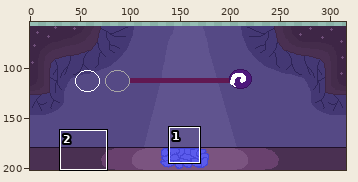
Pixel-art file, stored at lucyd dreams assets/jogo/buraco/inicio-caverna.ase. The picture above shows the old version from afar; the outline marks the close-up.
Close-up. Earlier state:
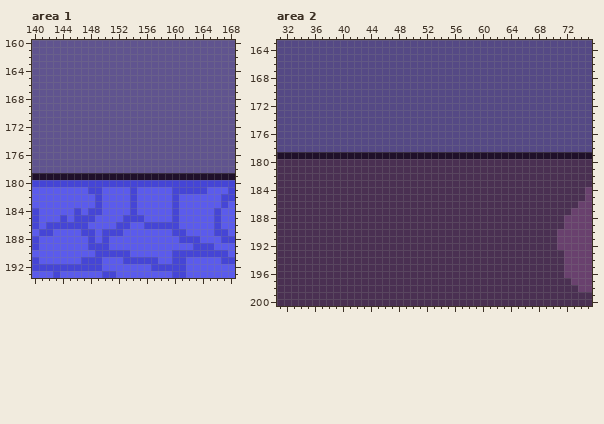
316x202 pixels, 1 frame. Colours within 5 levels of each other are drawn and written as one. Shown: area 1: x 140..168, y 160..193; area 2: x 31..75, y 163..200. The wide view leaves out empty margins. The commit also changed other parts of the picture, which this record leaves out.
After:
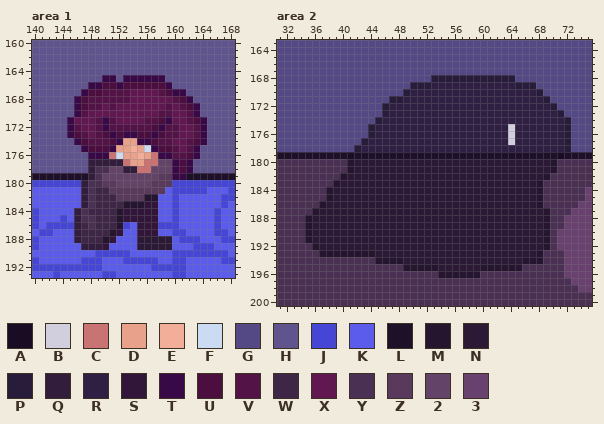
Palette (. is transparent): A #190c23  B #d1cede  C #c97373  D #e8a18b  E #f2ae99  F #cbdcf2  G #554985  H #60548f  J #4545d6  K #5b5bec  L #1f102a  M #25152e  N #2b1935  P #281c3b  Q #331d3c  R #2e1f43  S #31163a  T #390947  U #4b0e3e  V #541346  W #3e2646  X #611851  Y #4a3052  Z #593a5d  2 #644368  3 #69416e
The edit:
layer "lucy" now shown
layer "silencio" opacity 73% added
Area 1, layer "lucy":
y 165: x 150..151 HH -> TT; x 153..158 HHHHHH -> TTTTTT
y 166: x 148..159 HHHHHHHHHHHH -> TTUUTUUUUUUT
y 167: x 147..161 HHHHHHHHHHHHHHH -> TUUVVVVXXXXVUTT
y 168: x 146..162 HHHHHHHHHHHHHHHHH -> TUVVVVVVXXXXXXVUT
y 169: x 146..163 HHHHHHHHHHHHHHHHHH -> TUVVXVXXXXXXXVXVUT
y 170: x 146..163 HHHHHHHHHHHHHHHHHH -> TVXXXXXXXXXXVVXXVT
y 171: x 145..164 HHHHHHHHHHHHHHHHHHHH -> TXXXVTVXXXXVVUTXXVUT
y 172: x 145..164 HHHHHHHHHHHHHHHHHHHH -> TVXXVTVVVVVVUTVVXXVT
y 173: x 145..164 HHHHHHHHHHHHHHHHHHHH -> TUVXVUTUTTUUTUVVXXVT
y 174: x 146..164 HHHHHHHHHHHHHHHHHHH -> TUVVVUTDDTTUVVXXVUT
y 175: x 147..163 HHHHHHHHHHHHHHHHH -> TUUUTDDEDFTUUVXVT
y 176: x 148..163 HHHHHHHHHHHHHHHH -> TTTCFDDEDCTTVVUT
y 177: x 148..162 HHHHHHHHHHHHHHH -> QQQQQCDDCC22TUT
y 178: x 148..162 HHHHHHHHHHHHHHH -> QYY22QQCC222TUT
y 179: x 148..161 LLLLLLLLLLLLLL -> QY22222222ZZTT
y 180: x 147..159 JJJJJJJJJJJJJ -> QYYZZ22222ZZZ
y 181: x 147..158 KJJKKKKJKKKK -> QYWWZZZZZZZZ
y 182: x 147..157 KKJKKKKJKKK -> QYWWWZZZZMM
y 183: x 147..157 KKJKKKKJKKK -> QYWWWWMMMSS
y 184: x 146..157 JKJJKKKKJKKK -> QYWWWWMSSSSS
y 185: x 146..157 JJJKKKKJJJKK -> QYYWWWMSSSSS
y 186: x 146..152 JJKKKKJ -> QWYWWWM; x 155..157 KJJ -> SSS
y 187: x 146..152 KJJKJJJ -> QWWWWMS; x 155..157 KKK -> SSS
y 188: x 146..151 KKJKJK -> QWWWMS; x 155..159 KKKKK -> NNNNN
y 189: x 147..150 KJJJ -> QQQS; x 155..159 KKKKK -> NNNNN
Area 2, layer "silencio":
y 168: x 53..64 GGGGGGGGGGGG -> PPPPPPPPPPPP
y 169: x 50..67 GGGGGGGGGGGGGGGGGG -> PPPRRRRRRRRRRRRPPP
y 170: x 49..68 GGGGGGGGGGGGGGGGGGGG -> PRRRRRRRRRRRRRRRRRRP
y 171: x 47..69 GGGGGGGGGGGGGGGGGGGGGGG -> PPRRRRRRRRRRRRRRRRRRRRP
y 172: x 46..70 GGGGGGGGGGGGGGGGGGGGGGGGG -> PRRRRRRRRRRRRRRRRRRRRRRRP
y 173: x 46..71 GGGGGGGGGGGGGGGGGGGGGGGGGG -> PRRRRRRRRRRRRRRRRRRRRRRRRP
y 174: x 45..72 GGGGGGGGGGGGGGGGGGGGGGGGGGGG -> PRRRRRRRRRRRRRRRRRRRRRRRRRRP
y 175..176: x 44..72 GGGGGGGGGGGGGGGGGGGGGGGGGGGGG -> PRRRRRRRRRRRRRRRRRRRBRRRRRRRP
y 177: x 43..72 GGGGGGGGGGGGGGGGGGGGGGGGGGGGGG -> PRRRRRRRRRRRRRRRRRRRRBRRRRRRRP
y 178: x 42..72 GGGGGGGGGGGGGGGGGGGGGGGGGGGGGGG -> PRRRRRRRRRRRRRRRRRRRRRRRRRRRRRP
y 179: x 41 L -> A; x 71 L -> A
y 180..181: x 41..70 YYYYYYYYYYYYYYYYYYYYYYYYYYYYYY -> MNNNNNNNNNNNNNNNNNNNNNNNNNNNNM
y 182: x 40..69 YYYYYYYYYYYYYYYYYYYYYYYYYYYYYY -> MNNNNNNNNNNNNNNNNNNNNNNNNNNNNM
y 183: x 39..68 YYYYYYYYYYYYYYYYYYYYYYYYYYYYYY -> MNNNNNNNNNNNNNNNNNNNNNNNNNNNNM
y 184..185: x 38..68 YYYYYYYYYYYYYYYYYYYYYYYYYYYYYYY -> MNNNNNNNNNNNNNNNNNNNNNNNNNNNNNM
y 186: x 37..68 YYYYYYYYYYYYYYYYYYYYYYYYYYYYYYYY -> MNNNNNNNNNNNNNNNNNNNNNNNNNNNNNNM
y 187: x 36..69 YYYYYYYYYYYYYYYYYYYYYYYYYYYYYYYYYY -> MNNNNNNNNNNNNNNNNNNNNNNNNNNNNNNNNM
y 188..191: x 35..69 YYYYYYYYYYYYYYYYYYYYYYYYYYYYYYYYYYY -> MNNNNNNNNNNNNNNNNNNNNNNNNNNNNNNNNNM
y 192: x 36..69 YYYYYYYYYYYYYYYYYYYYYYYYYYYYYYYYYY -> MNNNNNNNNNNNNNNNNNNNNNNNNNNNNNNNNM
y 193: x 37..68 YYYYYYYYYYYYYYYYYYYYYYYYYYYYYYYY -> MMMMMMMMNNNNNNNNNNNNNNNNNNNNNNNM
y 194: x 45..68 YYYYYYYYYYYYYYYYYYYYYYYY -> MMMMNNNNNNNNNNNNNNNNNMMM
y 195: x 49..65 YYYYYYYYYYYYYYYYY -> MMMMMNNNNNNMMMMMM
y 196: x 54..59 YYYYYY -> MMMMMM
Pixel boxes of the changes (left, top, right, bottom) in both close-ups:
changed: (67, 75, 207, 250)
changed: (305, 75, 571, 278)
